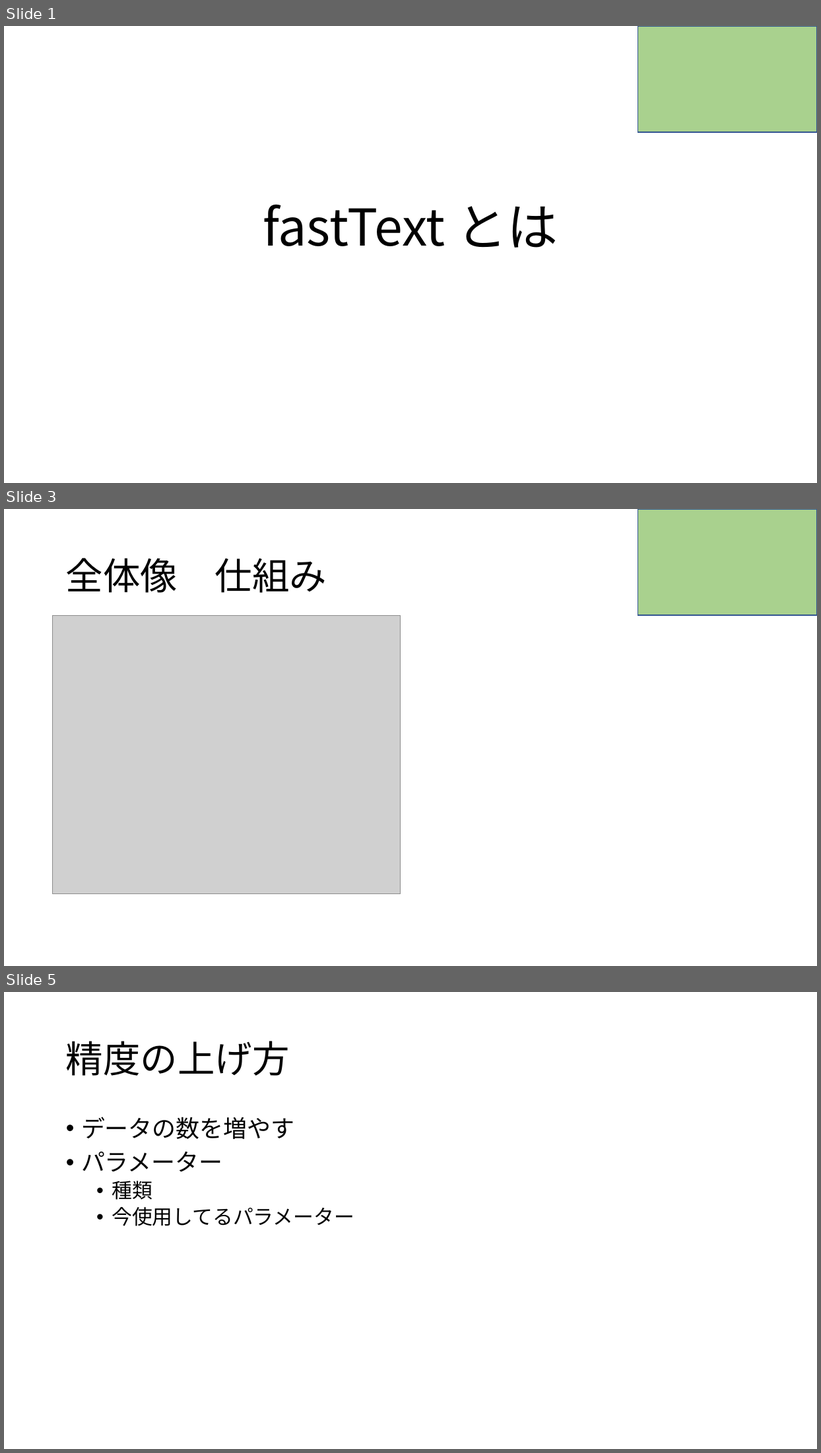
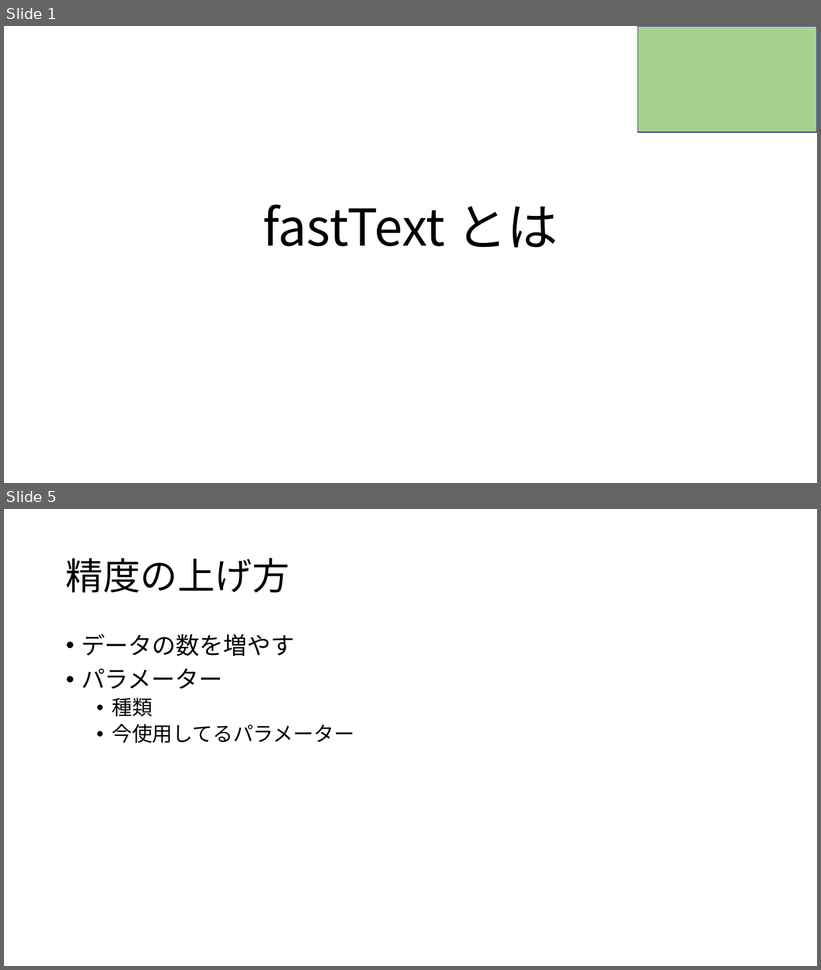
Before and after one commit to RikiishiSuzunosuke/AIspeaker_yosie, a slide deck: presentation/fasttext.pptx. Shown one above the other, each under a label of ours: slides 1, 3 and 5 before the commit, slides 1 and 5 after it; the slides between them are not shown. The pictures are 821x1453 and 821x970 pixels, drawn with LibreOffice and Linux fonts; fonts in the diff are those of the drawing; grey boxes stand for pictures. Boxes give left, top, right and bottom in pixels: in the first picture for what was removed or moved away, otherwise in the second. Text is boxed around its words. In the diff, an @@ line names an element or a change of style, - is before the commit and + after.

```diff
--- a/presentation/fasttext.pptx
+++ b/presentation/fasttext.pptx
@@ slide 3 removed at (4, 509, 817, 966), background #FFFFFF @@
@@ rectangle removed at (638, 509, 817, 615) @@
@@ title removed at (66, 558, 327, 593) @@
-全体像 仕組み
@@ picture removed at (53, 615, 401, 894) @@
```
Also in this commit, not shown: 1 slide changed, 1 slide added.
